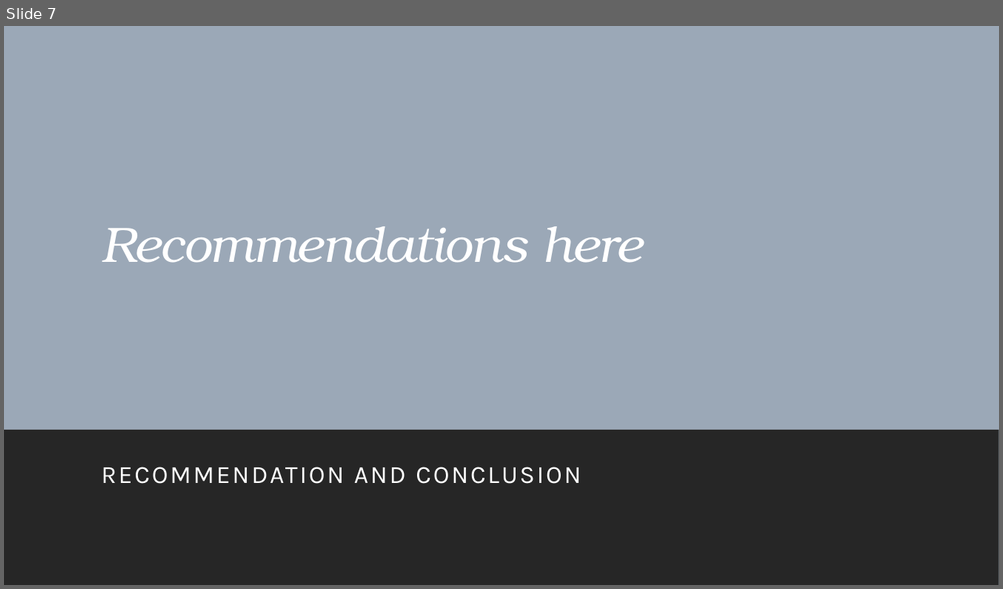
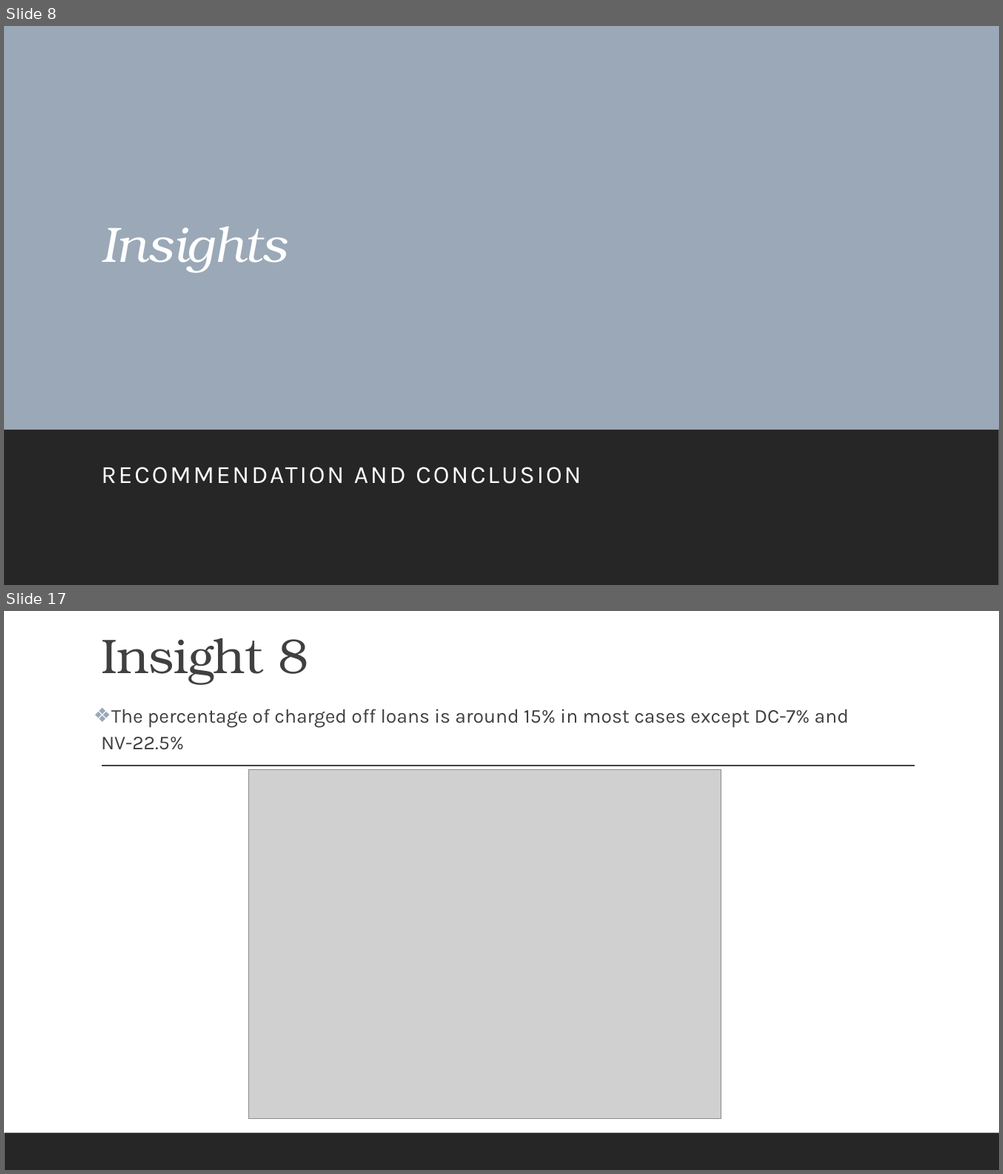
Before and after one commit to vidhyadharpandit/LendingClubCaseStudy, a slide deck: LendingClubCaseStudy-Presentation.pptx. Shown one above the other, each under a label of ours: slide 7 before the commit, slides 8 and 17 after it; the slides between them are not shown. The pictures are 1003x589 and 1003x1174 pixels, drawn with LibreOffice and Linux fonts; fonts in the diff are those of the drawing; grey boxes stand for pictures. Boxes give left, top, right and bottom in pixels: in the first picture for what was removed or moved away, otherwise in the second. Text is boxed around its words. In the diff, an @@ line names an element or a change of style, - is before the commit and + after.

```diff
--- a/LendingClubCaseStudy-Presentation.pptx
+++ b/LendingClubCaseStudy-Presentation.pptx
@@ slide 17 added at [4,611,999,1170], background #FFFFFF; not listed: 1 template element that a slide beside it also shows @@
@@ title added at [101,638,308,685], 47 pt, text #404040 @@
+Insight 8
@@ text added at [101,709,848,750], 19 pt, text #404040 @@
+❖ The percentage of charged off loans is around 15% in most cases except DC-7% and NV-22.5%
@@ line added from (102, 766) to (915, 766), #404040 1 pt @@
@@ picture added at [249,770,721,1120] @@
@@ what was slide 7 is now slide 8 @@
@@ slide 8 changed as well @@
@@ title at [101,227,287,273]: text changed @@
-Recommendations here
+Insights
```
Also in this commit, not shown: 2 other slides changed, 13 other slides added, 2 slides removed, 7 other files.
